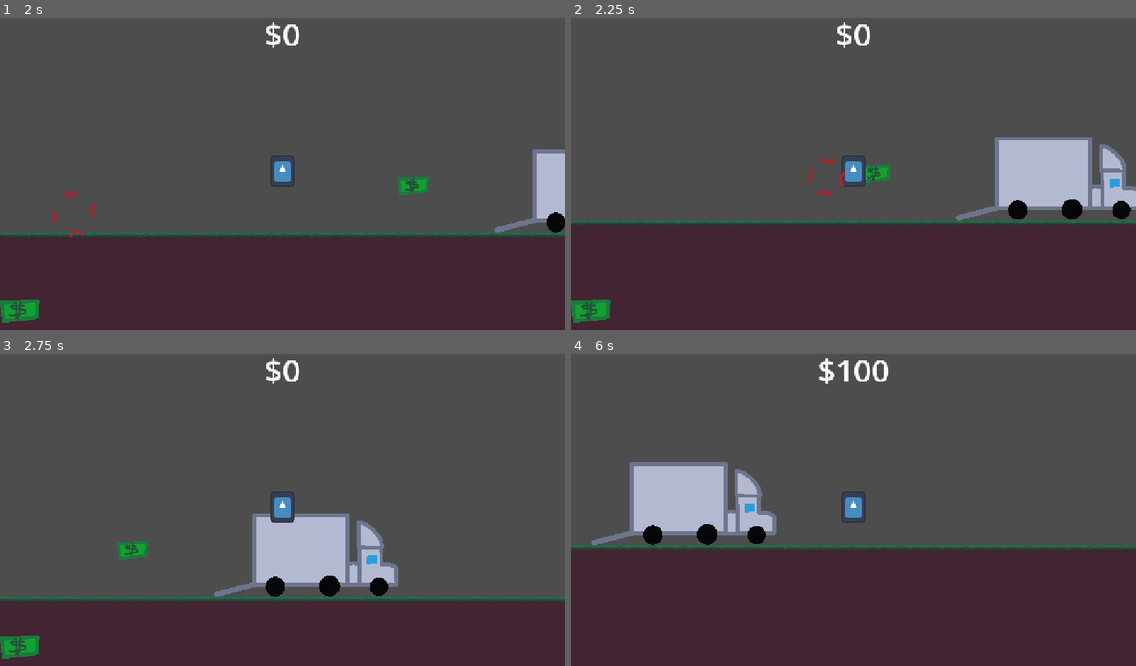
Above: before the commit, frames 1-4 (two rows, left to right).
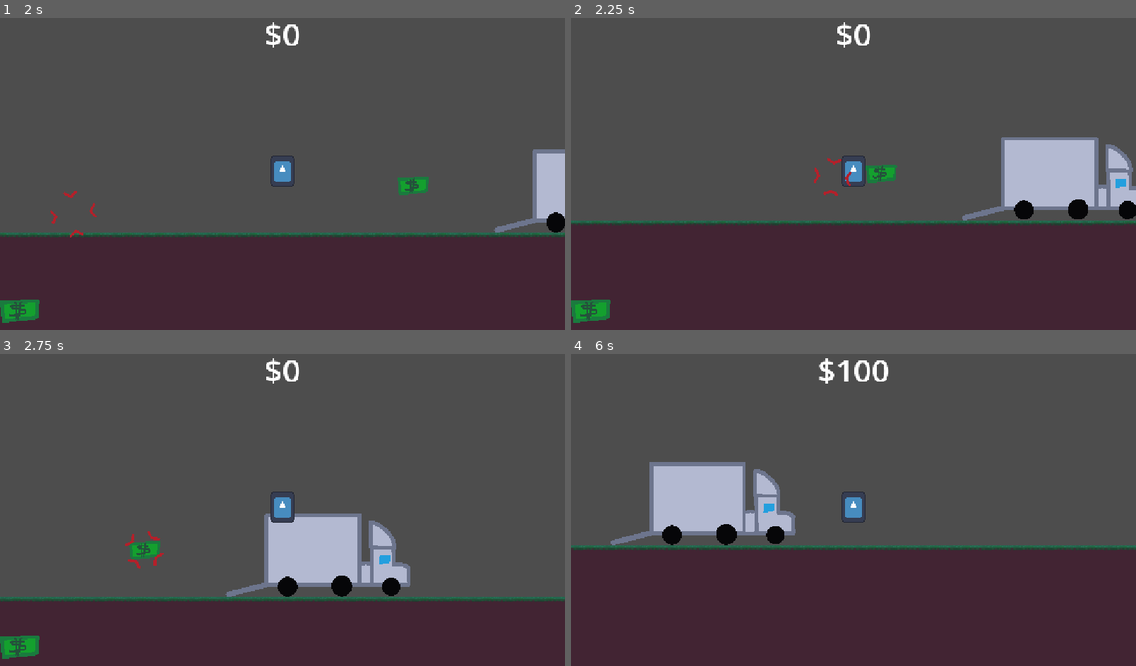
Above: after the commit, the same moments.

Repository: Deeeeelan/liquidate-game
Game: Godot game, scene res://scenes/title_screen.tscn
Same seed, same stepped clock (60 frames per second), same inputs: the game is played once before the commit and once after it. The engine's default icon, where the game draws it, is replaced by a stand-in: a white triangle on a blue panel in a dark square.
Inputs (mouse positions are in pixels of both pictures, inside the frame that each line leads up to):
- Up to frame 1 (2 s): click "START" at 0.5 s; tap Enter at 1.25 s; move the mouse to (406, 155) at 1.27 s; hold D (right) from 1.28 s (still down); hold Space (jump) from 1.28 s (still down); click (406, 155) at 1.42 s
- Up to frame 2 (2.25 s): keep holding D (right); move the mouse to (740, 186) at 2.02 s; release Space (jump) at 2.03 s; tap Ctrl (dash) at 2.1 s
- Up to frame 3 (2.75 s): keep holding D (right); tap Space (jump) at 2.27, 2.3, 2.57 s
- Up to frame 4 (6 s): move the mouse to (910, 438) at 2.77 s; release D (right) at 2.78 s; press the mouse at (910, 438) at 2.78 s; hold A (left) 2.78-3.53 s; tap Space (jump) at 3.05, 3.77, 3.8, 4.07, 5.1, 5.27, 5.57 s; move the mouse to (825, 569) at 3.52 s; release the mouse at (825, 569) at 3.53 s; hold D (right) 3.53-5.03 s; tap Alt at 3.6 s; click (825, 569) at 3.67 s; move the mouse to (1023, 553) at 4.27 s; hold Space (jump) 4.28-5.03 s; tap Shift at 4.35 s; move the mouse to (684, 460) at 5.02 s; hold A (left) 5.03-5.78 s; move the mouse to (881, 506) at 5.77 s; hold D (right) from 5.78 s (still down); hold Space (jump) from 5.78 s (still down); tap Ctrl (dash) at 5.85 s; click (881, 506) at 5.92 s

Frame 1 is identical in both runs. In frame 2, 2.3% of the frame differs, in the area x 0-100%, y 38-67%; in frame 3, 3.3%; in frame 4, 3.8%, in the area x 0-99%, y 34-63%.

Commit message:
Add slide

Diff:
--- a/scripts/player_movement.gd
+++ b/scripts/player_movement.gd
@@ -20,7 +20,7 @@
 
 var dashes: int = 0
 const MAX_DASHES: int = 1
-const DASH_VEL: float  = 3000
+const DASH_VEL: float  = 2750
 var dash_cd = false
 const DASH_TIME: float  = 0.75
 
@@ -41,6 +41,9 @@
 var grab_ledge = false
 var ledge_check = false
 
+const SLIDE_VEL = 3000
+var slide_cd = false
+const Slide_TIME: float  = 0.7
 var selected_item: Area2D
 
 func debug_point(pos: Vector2, color: Color = Color(1.0, 1.0, 1.0, 1.0)):
@@ -136,16 +139,18 @@
 		var horiz_query = PhysicsRayQueryParameters2D.create(origin, offset_pos)
 		horiz_query.exclude = [self]
 		var horiz_result = space_state.intersect_ray(horiz_query)
-		var down_query = PhysicsRayQueryParameters2D.create(offset_pos + Vector2(0, -255), offset_pos + Vector2(0, 32))
+		var down_query = PhysicsRayQueryParameters2D.create(offset_pos + Vector2(0, -129), offset_pos + Vector2(0, 32))
 		var down_result = space_state.intersect_ray(down_query)
+		var air_query = PhysicsRayQueryParameters2D.create(offset_pos + Vector2(0, -132), offset_pos + Vector2(0, -129))
+		var air_result = space_state.intersect_ray(air_query)
 
 		# get_tree().create_timer(randf(0.005, 0.06)).timeout.connect(func():)
 		#debug_point(origin, Color(0.0, 0.651, 0.604, 1.0))
 		#debug_point(offset_pos, Color(0.0, 0.651, 0.604, 1.0))
-		#debug_point(offset_pos + Vector2(0, -255), Color(1.0, 0.208, 0.604, 1.0))
+		#debug_point(offset_pos + Vector2(0, -129), Color(1.0, 0.208, 0.604, 1.0))
 		#debug_point(offset_pos + Vector2(0, 32), Color(1.0, 0.208, 0.604, 1.0))
 
-		if horiz_result and down_result and horiz_result.collider == down_result.collider and not grab_ledge:
+		if horiz_result and down_result and not air_result and not grab_ledge:
 			grab_ledge = true
 			var target_pos = down_result.position - Vector2(0, 64)
 			#debug_point(target_pos )
@@ -189,7 +194,7 @@
 				#jumps = 1
 	else:
 		if Input.is_action_pressed("down") and can_slam:
-			print("SLAM (placeholder)")
+			print("SLAM (placeholder)") #TODO
 		can_slam = false
 
 		coyote_time_started = false
@@ -223,6 +228,13 @@
 		else:
 			last_dir = direction
 			curr_accel = 0.2
+
+		if is_on_floor() and Input.is_action_pressed("down") and not slide_cd:
+			slide_cd = true
+			velocity.x = direction * SLIDE_VEL
+			get_tree().create_timer(Slide_TIME).timeout.connect(func():
+				slide_cd = false
+			)
 	else:
 		velocity.x = lerp(velocity.x, move_toward(velocity.x, 0, current_speed), LERP_SPEED)
 		curr_accel = 0
